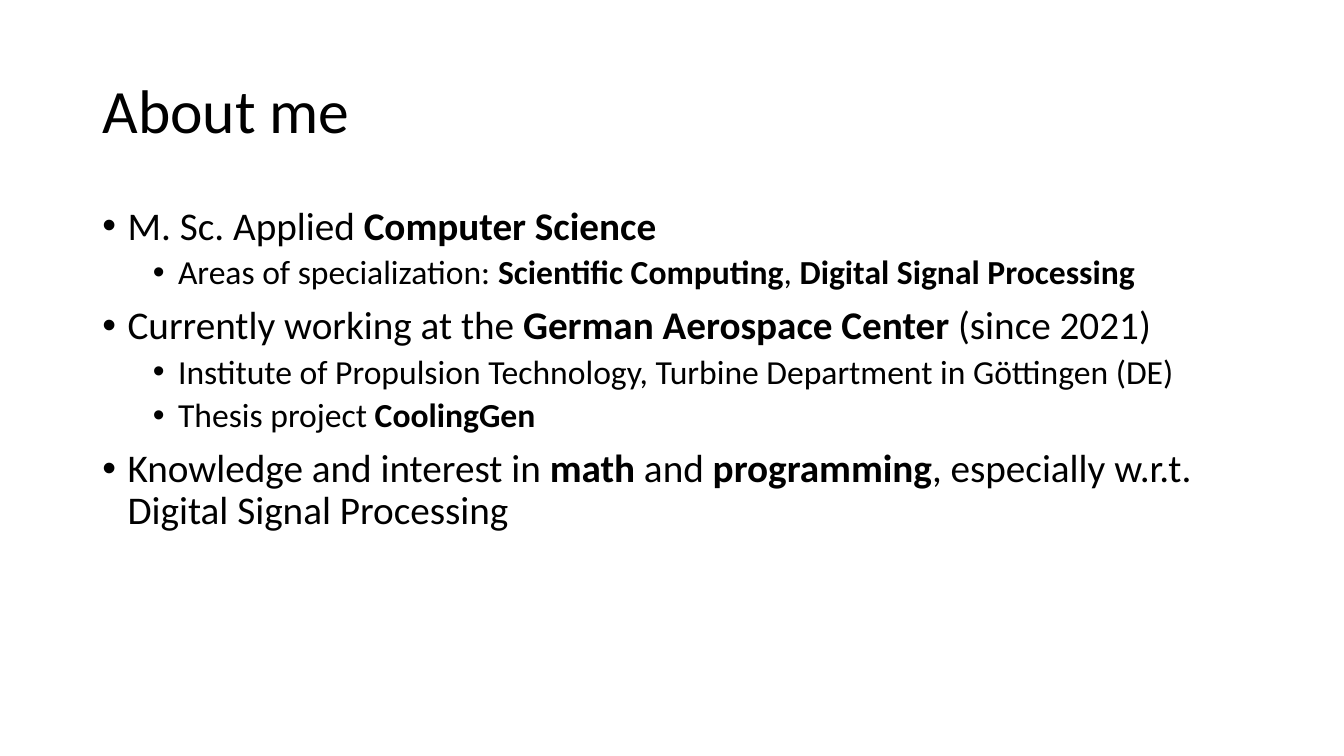
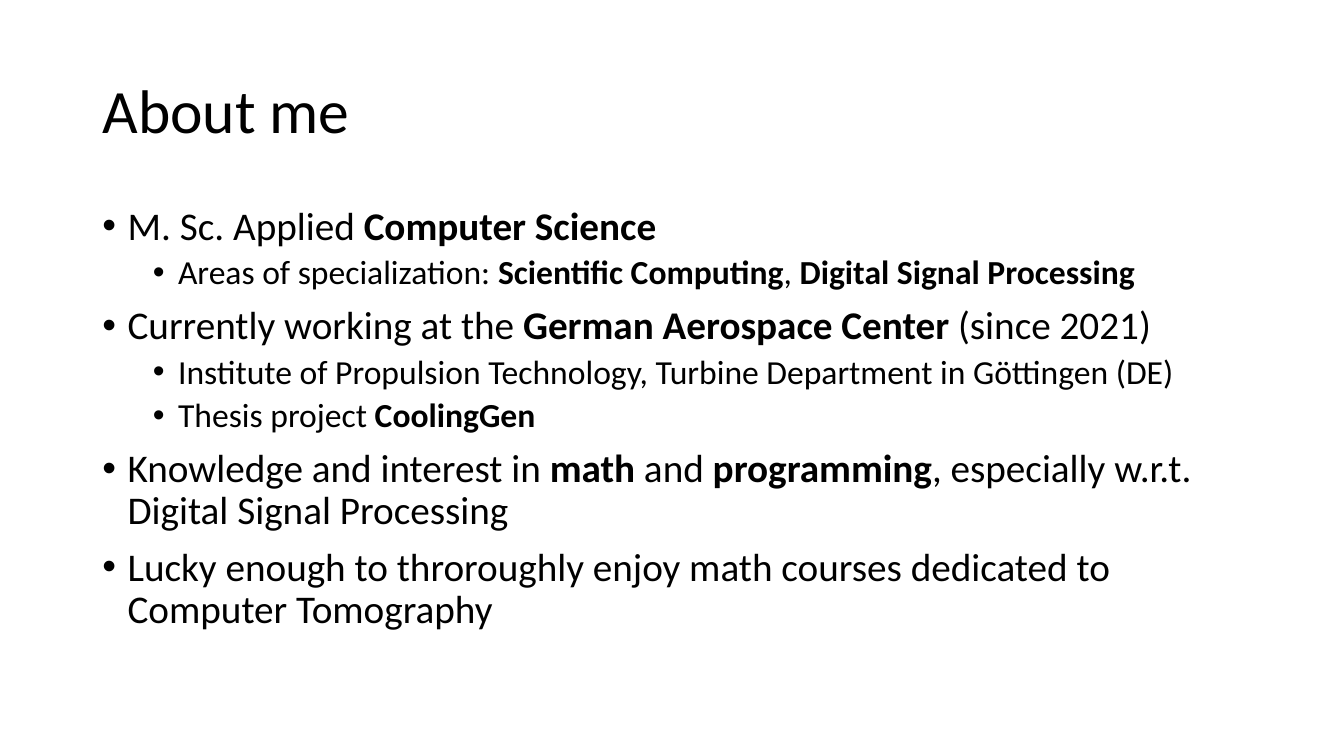
Before and after one commit to boolean-julian/coolinggen_thesis, a slide deck: slide 2 of julianlueken.pptx. Drawn at 1344x756 pixels with LibreOffice and Linux fonts; fonts in the diff are those of the drawing. Boxes give left, top, right and bottom in pixels: in the first picture for what was removed or moved away, otherwise in the second. Text is boxed around its words. In the diff, an @@ line names an element or a change of style, - is before the commit and + after.

```diff
--- a/julianlueken.pptx
+++ b/julianlueken.pptx
@@ text at (x1=128, y1=553, x2=1110, y2=630): paragraph added @@
+• Lucky enough to throroughly enjoy math courses dedicated to Computer Tomography
```
Also in this commit, not shown: 2 other slides changed, 5 slides added, 2 slides removed, 8 other files.
